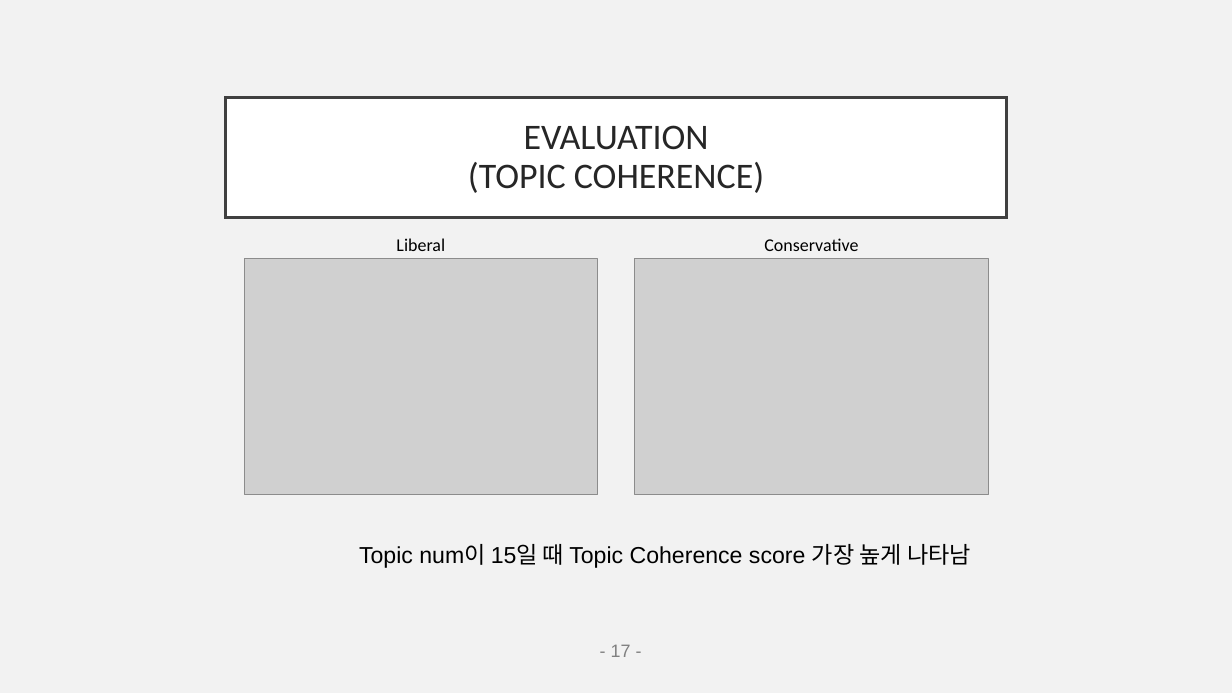
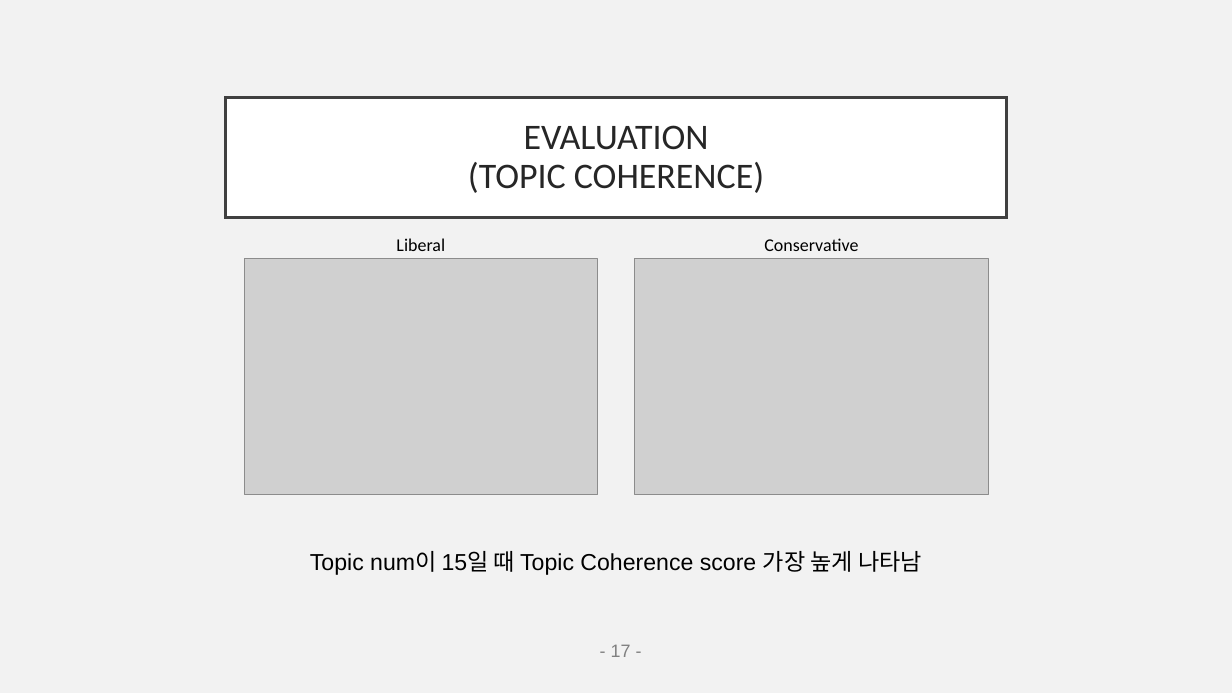
Before and after one commit to EJLEE5826/American_News_Topic_Modeling-using_LDA, a slide deck: slide 17 of final_pptNLP.pptx. Drawn at 1232x693 pixels with LibreOffice and Linux fonts; fonts in the diff are those of the drawing; grey boxes stand for pictures. Boxes give left, top, right and bottom in pixels: in the first picture for what was removed or moved away, otherwise in the second. Text is boxed around its words. In the diff, an @@ line names an element or a change of style, - is before the commit and + after.

```diff
--- a/final_pptNLP.pptx
+++ b/final_pptNLP.pptx
@@ text "Topic num이 15일 때 Topic ...": place and size @@
-text "Topic num이 15일 때 Topic ..." at box(359, 544, 971, 568)
+text "Topic num이 15일 때 Topic ..." at box(310, 551, 922, 575)
```
Also in this commit, not shown: 6 other slides changed.
